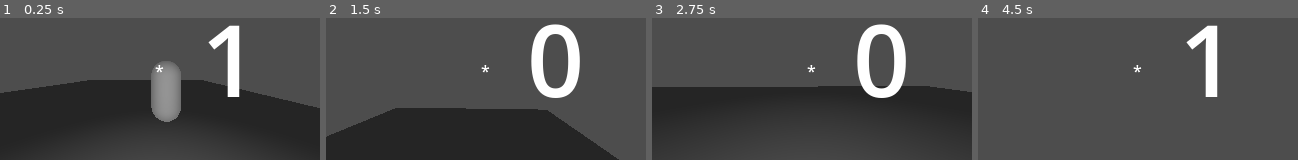
Above: before the commit, frames 1-4 (left to right).
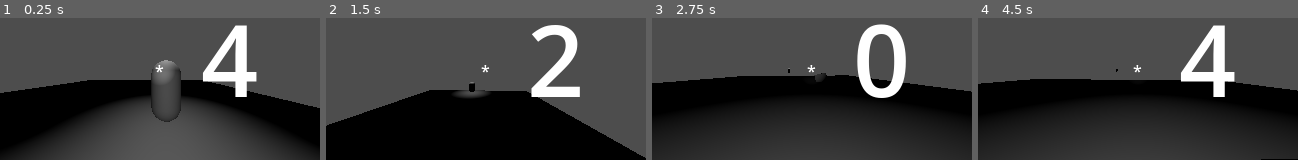
Above: after the commit, the same moments.

Repository: influenza-dotcom/3D-RPG
Game: Godot game, scene res://game.tscn
Same seed, same stepped clock (60 frames per second), same inputs: the game is played once before the commit and once after it.
Inputs (mouse positions are in pixels of both pictures, inside the frame that each line leads up to):
- Up to frame 1 (0.25 s): no input
- Up to frame 2 (1.5 s): move the mouse to (502, 69) at 0.52 s; press the mouse at (502, 69) at 0.53 s; hold W (forward) from 0.53 s (still down); tap Space (jump) at 0.77, 1.07 s; tap 3 (Weapon Slot 3) at 0.8, 1.35 s; move the mouse to (470, 70) at 1.27 s; release the mouse at (470, 70) at 1.28 s
- Up to frame 3 (2.75 s): keep holding W (forward); tap Space (jump) at 1.52, 1.55, 1.82, 2.1 s; move the mouse to (818, 66) at 2.02 s; press the mouse at (818, 66) at 2.03 s
- Up to frame 4 (4.5 s): keep holding W (forward); move the mouse to (1134, 73) at 2.77 s; release the mouse at (1134, 73) at 2.78 s; click (1134, 73) at 2.85 s; tap Space (jump) at 3.02, 3.32, 3.77, 3.8, 4.07 s; tap 3 (Weapon Slot 3) at 3.05 s; move the mouse to (1163, 71) at 3.52 s; hold 1 (Weapon Slot 1) 3.53-4.28 s; tap R (Reload) at 4.15 s; move the mouse to (1112, 67) at 4.27 s; tap 2 (Weapon Slot 2) at 4.35 s

The runs differ from the first frame. In frame 1, 32% of the frame differs, in the area x 0-100%, y 4-100%; in frame 2, 39%; in frame 3, 23%; in frame 4, 56%.

Commit message:
i forgor

Diff:
--- a/Level.tscn
+++ b/Level.tscn
@@ -10,7 +10,7 @@
 
 [sub_resource type="BoxMesh" id="BoxMesh_bexhn"]
 
-[sub_resource type="Environment" id="Environment_t7iv1"]
+[sub_resource type="CameraAttributesPhysical" id="CameraAttributesPhysical_t7iv1"]
 
 [node name="Level" type="Node3D" unique_id=1728955352]
 
@@ -32,7 +32,7 @@
 transform = Transform3D(1, 0, 0, 0, 1, 0, 0, 0, 1, 2.4656072, 2.0878973, 6.608121)
 
 [node name="WorldEnvironment" type="WorldEnvironment" parent="." unique_id=344457251]
-environment = SubResource("Environment_t7iv1")
+camera_attributes = SubResource("CameraAttributesPhysical_t7iv1")
 
 [node name="Enemy" parent="." unique_id=1904915421 instance=ExtResource("2_t7iv1")]
 transform = Transform3D(1, 0, 0, 0, 1, 0, 0, 0, 1, 2.6711369, 1.4112024, 3.5625772)
--- a/Player.tscn
+++ b/Player.tscn
@@ -2,6 +2,7 @@
 
 [ext_resource type="Script" uid="uid://casooqe01qj65" path="res://player.gd" id="1_xhfnw"]
 [ext_resource type="Script" uid="uid://cgiqawmoh040v" path="res://reload.gd" id="2_3tkgg"]
+[ext_resource type="Script" uid="uid://c8qdxnvosbnuq" path="res://jet_pack.gd" id="2_d6rpx"]
 [ext_resource type="Script" uid="uid://k7w54ftj4cv6" path="res://attack.gd" id="2_e80uo"]
 [ext_resource type="Script" uid="uid://s33f6uge5lrq" path="res://mouse_input.gd" id="2_kpjcp"]
 [ext_resource type="Script" uid="uid://cpumperu5odhl" path="res://swap_weapons.gd" id="2_l6ohk"]
@@ -23,6 +24,11 @@
 collision_layer = 2
 collision_mask = 3
 script = ExtResource("1_xhfnw")
+
+[node name="JetPack" type="Node3D" parent="." unique_id=1094688970 node_paths=PackedStringArray("player")]
+script = ExtResource("2_d6rpx")
+player = NodePath("..")
+fly_rate = 9.0
 
 [node name="SwapWeapons" type="Node3D" parent="." unique_id=72453145]
 script = ExtResource("2_l6ohk")
@@ -48,6 +54,12 @@
 [node name="Attack Audio" type="AudioStreamPlayer3D" parent="Attack" unique_id=1145521213]
 stream = ExtResource("8_oudfo")
 
+[node name="Attack" type="Timer" parent="Attack" unique_id=1644142713]
+one_shot = true
+
+[node name="Reload" type="Timer" parent="Attack" unique_id=1604819571]
+one_shot = true
+
 [node name="MouseInput" type="Node3D" parent="." unique_id=341331582]
 script = ExtResource("2_kpjcp")
 
@@ -57,12 +69,17 @@
 [node name="Camera3D" type="Camera3D" parent="Head" unique_id=466122816]
 current = true
 fov = 90.0
+near = 0.001
 
 [node name="OmniLight3D" type="OmniLight3D" parent="Head/Camera3D" unique_id=873113548]
 transform = Transform3D(1, 0, 0, 0, 1, 0, 0, 0, 1, 0, -0.56095266, 0.62729067)
 
+[node name="SpotLight3D" type="SpotLight3D" parent="Head/Camera3D" unique_id=1268080347]
+spot_range = 23.693558
+spot_angle = 9.948748
+
 [node name="Muzzle" type="Marker3D" parent="Head" unique_id=2078084539]
-transform = Transform3D(1, 0, 0, 0, 1, 0, 0, 0, 1, 0.3, -0.2, -0.5)
+transform = Transform3D(1, 0, 0, 0, 1, 0, 0, 0, 1, 0, -0.104013234, 1.2552023)
 
 [node name="ProjectileSpawner" type="Node3D" parent="." unique_id=518438632 node_paths=PackedStringArray("muzzle", "player")]
 script = ExtResource("5_cxr5p")
@@ -125,9 +142,10 @@
 metadata/_edit_use_anchors_ = true
 
 [connection signal="equip_this" from="SwapWeapons" to="Inventory" method="_on_swap_weapons_equip_this"]
-[connection signal="reload" from="Reload" to="Ammo" method="reload"]
+[connection signal="reload" from="Reload" to="Attack" method="_on_reload_reload"]
 [connection signal="reload" from="Inventory" to="Ammo" method="reload"]
 [connection signal="spawn_projectile" from="Attack" to="ProjectileSpawner" method="spawn_projectile"]
+[connection signal="timeout" from="Attack/Reload" to="Ammo" method="_on_reload_timeout"]
 [connection signal="attack" from="MouseInput" to="Attack" method="_on_mouse_input_attack"]
 [connection signal="rotate" from="MouseInput" to="." method="_on_mouse_input_rotate"]
 [connection signal="rotate" from="MouseInput" to="Head" method="_on_mouse_input_rotate"]
--- a/Projectile.tscn
+++ b/Projectile.tscn
@@ -3,7 +3,7 @@
 [ext_resource type="Script" uid="uid://b0lsts6f545k2" path="res://projectile.gd" id="1_a85iw"]
 
 [sub_resource type="SphereMesh" id="SphereMesh_akgne"]
-radius = 0.05
+radius = 0.2
 height = 0.1
 
 [sub_resource type="StandardMaterial3D" id="StandardMaterial3D_t7eop"]
@@ -19,6 +19,7 @@
 radius = 0.05
 
 [node name="Projectile" type="RigidBody3D" unique_id=2067444128]
+collision_layer = 0
 collision_mask = 2
 contact_monitor = true
 max_contacts_reported = 1
--- a/ammo.gd
+++ b/ammo.gd
@@ -30,3 +30,7 @@
 func _ready() -> void:
 	get_inventory()
 	set_to_max_ammo()
+
+
+func _on_reload_timeout() -> void:
+	reload()
--- a/attack.gd
+++ b/attack.gd
@@ -6,6 +6,8 @@
 @export var clip: Node3D
 
 @onready var attack_audio: AudioStreamPlayer3D = $"Attack Audio"
+@onready var attack: Timer = $Attack
+@onready var reload: Timer = $Reload
 
 var current_weapon: Weapon
 
@@ -15,7 +17,6 @@
 	inventory = get_parent().get_node("Inventory")
 	inventory.weapon_changed.connect(_on_weapon_changed)
 	current_weapon = inventory.equipped_weapon
-
 
 func _ready() -> void:
 	get_inventory()
@@ -28,30 +29,56 @@
 	if not current_weapon:
 		return
 
+	if !attack.is_stopped() or !reload.is_stopped():
+		return
 	if !clip.consume_ammo():
 		return
+	attack.wait_time = current_weapon.attack_speed
+	attack.start()
 
+	attack_audio.stream = current_weapon.audio
 	attack_audio.play()
 
 	var _space_state = get_world_3d().direct_space_state
 	var _center = get_viewport().get_visible_rect().size / 2.0
 	var _from = _camera.project_ray_origin(_center)
 	var _direction = _camera.project_ray_normal(_center)
-	var _to = _from + _direction * current_weapon.effective_range
-	var _far_point = _from + _direction * 10.0
 
-	var _query = PhysicsRayQueryParameters3D.create(_from, _to)
-	_query.exclude = [get_parent()]
-	var _result = _space_state.intersect_ray(_query)
 
-	var _spawn_point = muzzle.global_position if muzzle else _from
+	for i in range(current_weapon.pellet_count):
+		var pellet_direction = _direction
+		if current_weapon.pellet_count >= 1:
+			var spread = current_weapon.pellet_spread
+			pellet_direction = pellet_direction.rotated(
+				Vector3.RIGHT,
+				randf_range(-spread,spread)
+			)
+			pellet_direction = pellet_direction.rotated(
+				Vector3.UP,
+				randf_range(-spread, spread)
+			)
+		var _to = _from + pellet_direction * current_weapon.effective_range
+		var _far_point = _from + pellet_direction * 10.0
 
-	if _result:
-		print("Hit: ", _result.collider.name)
-		if _result.collider.has_method("take_damage"):
-			_result.collider.take_damage(current_weapon.damage)
-			var _visual_direction = (_result.position - _spawn_point).normalized()
-			spawn_projectile.emit(_spawn_point, _visual_direction, true)
-	else:
-		var _visual_direction = (_far_point - _spawn_point).normalized()
-		spawn_projectile.emit(_spawn_point, _visual_direction, false)
+		var _query = PhysicsRayQueryParameters3D.create(_from, _to)
+		_query.exclude = [get_parent()]
+		var _result = _space_state.intersect_ray(_query)
+
+		var _spawn_point = muzzle.global_position if muzzle else _from
+
+		if _result:
+			print("Hit: ", _result.collider.name)
+			if _result.collider.has_method("take_damage"):
+				_result.collider.take_damage(current_weapon.damage)
+				var _visual_direction = (_far_point - _spawn_point).normalized()
+				spawn_projectile.emit(_spawn_point, _visual_direction, true)
+			else:
+				var _visual_direction = (_far_point - _spawn_point).normalized()
+				spawn_projectile.emit(_spawn_point, _visual_direction, true)
+		else:
+			var _visual_direction = (_far_point - _spawn_point).normalized()
+			spawn_projectile.emit(_spawn_point, _visual_direction, false)
+
+
+func _on_reload_reload() -> void:
+	reload.start()
--- a/character.gd
+++ b/character.gd
@@ -31,6 +31,14 @@
 func apply_velocity():
 	move_and_slide()
 
+
+var explosion_velocity: Vector3
+
+func apply_blast():
+	velocity += explosion_velocity
+	explosion_velocity = explosion_velocity.lerp(Vector3.ZERO, .9)
+
 func _physics_process(delta: float) -> void:
 	gravity(delta)
+	apply_blast()
 	apply_velocity()
--- /dev/null
+++ b/enemy.gdshader
@@ -0,0 +1,14 @@
+shader_type spatial;
+render_mode cull_front, unshaded;
+
+uniform float outline_width = 0.05;
+uniform vec4 outline_color : source_color = vec4(1.0);
+
+void vertex() {
+	VERTEX += NORMAL * outline_width;
+}
+
+void fragment() {
+	ALBEDO = outline_color.rgb;
+	ALPHA = outline_color.a;
+}
--- a/enemy.tscn
+++ b/enemy.tscn
@@ -5,10 +5,7 @@
 
 [sub_resource type="CapsuleShape3D" id="CapsuleShape3D_4gyqm"]
 
-[sub_resource type="StandardMaterial3D" id="StandardMaterial3D_4gyqm"]
-
 [sub_resource type="CapsuleMesh" id="CapsuleMesh_7k104"]
-material = SubResource("StandardMaterial3D_4gyqm")
 
 [node name="Enemy" type="CharacterBody3D" unique_id=1904915421]
 collision_layer = 2
@@ -26,4 +23,7 @@
 script = ExtResource("2_4gyqm")
 mesh = NodePath("../Mesh")
 
+[node name="OmniLight3D" type="OmniLight3D" parent="." unique_id=184807283]
+transform = Transform3D(1, 0, 0, 0, 1, 0, 0, 0, 1, 0, 1.9837427, 0)
+
 [connection signal="damaged" from="." to="Flash" method="_on_enemy_damaged"]
--- a/explosion_area.gd
+++ b/explosion_area.gd
@@ -18,9 +18,12 @@
 
 		var push_direction = global_position.direction_to(body.global_position)
 
-		push_direction.y = max(push_direction.y, 0.4)
+		push_direction = push_direction.normalized()
 
-		body.velocity += push_direction.normalized() * applied_force
+		if body.has_method("take_damage"):
+			body.take_damage(1)
+
+		body.explosion_velocity += push_direction.normalized() * applied_force
 	else:
 		return
 
--- a/flash.gd
+++ b/flash.gd
@@ -6,9 +6,4 @@
 	flash()
 
 func flash():
-	var mat = mesh.get_active_material(0)
-	if not mat:
-		return
-	mat.albedo_color = Color.RED
-	await get_tree().create_timer(0.1).timeout
-	mat.albedo_color = Color.WHITE
+	pass
--- /dev/null
+++ b/jet_pack.gd
@@ -0,0 +1,18 @@
+extends Node3D
+
+@export var player: Character
+@export var fly_rate: float = 10.0
+
+@export var activate_flight: bool = false
+
+func _process(delta: float) -> void:
+	if !player.is_on_floor():
+		if Input.is_action_just_pressed("jump"):
+			activate_flight = true
+		if Input.is_action_just_released("jump"):
+			activate_flight = false
+	elif player.is_on_floor():
+		activate_flight = false
+
+	if activate_flight:
+		player.velocity.y += fly_rate*delta
--- a/mouse_input.gd
+++ b/mouse_input.gd
@@ -13,6 +13,9 @@
 		var _rotation_amount: Vector2 = Vector2(-event.relative.y * mouse_sensitivity, -event.relative.x * mouse_sensitivity)
 		rotate.emit(_rotation_amount)
 
-	if event.is_action_pressed("Attack"):
+
+func _process(_delta: float) -> void:
+	# Fire while holding left click
+	if Input.is_action_pressed("Attack"):
 		var _camera: Camera3D = get_viewport().get_camera_3d()
 		attack.emit(_camera)
--- a/pistol.tres
+++ b/pistol.tres
@@ -1,10 +1,14 @@
 [gd_resource type="Resource" script_class="Weapon" format=3 uid="uid://1hb6seg5fr6s"]
 
-[ext_resource type="PackedScene" uid="uid://bfshtxa6mrb75" path="res://projectile.tscn" id="1_52pn7"]
+[ext_resource type="AudioStream" uid="uid://coedfv0r3glg8" path="res://silent_pp7_goldeneye.mp3" id="1_3x4rh"]
+[ext_resource type="PackedScene" uid="uid://bfshtxa6mrb75" path="res://Projectile.tscn" id="1_52pn7"]
 [ext_resource type="Script" uid="uid://b1hemngkjap38" path="res://weapon.gd" id="2_3x4rh"]
 
 [resource]
 script = ExtResource("2_3x4rh")
-effective_range = 10.0
+effective_range = 2000.0
 damage = 2.0
 projectile_scene = ExtResource("1_52pn7")
+pellet_spread = 0.009
+audio = ExtResource("1_3x4rh")
+attack_speed = 0.44
--- a/player.gd
+++ b/player.gd
@@ -1,11 +1,13 @@
 extends Character
 
 const SPEED = 5.0
+const SPEED_LERPF_RATIO = .135
+
 const JUMP_VELOCITY = 4.5
 
+
 func _physics_process(delta: float) -> void:
-	if !is_on_floor():
-		velocity += get_gravity() * delta
+	gravity(delta)
 
 	if Input.is_action_just_pressed("jump") and is_on_floor():
 		velocity.y = JUMP_VELOCITY
@@ -13,13 +15,15 @@
 	var input_dir := Input.get_vector("left", "right", "forward", "backward")
 	var direction := (transform.basis * Vector3(input_dir.x, 0.0, input_dir.y)).normalized()
 
-	if direction:
-		velocity.x = direction.x * SPEED
-		velocity.z = direction.z * SPEED
+	if is_on_floor():
+		velocity.x = lerpf(velocity.x, direction.x * SPEED, SPEED_LERPF_RATIO)
+		velocity.z = lerpf(velocity.z, direction.z * SPEED, SPEED_LERPF_RATIO)
 	else:
-		velocity.x = move_toward(velocity.x, 0.0, SPEED)
-		velocity.z = move_toward(velocity.z, 0.0, SPEED)
-	move_and_slide()
+		velocity.x = lerpf(velocity.x, direction.x * SPEED, SPEED_LERPF_RATIO/10.0)
+		velocity.z = lerpf(velocity.z, direction.z * SPEED, SPEED_LERPF_RATIO/10.0)
+
+	apply_blast()
+	apply_velocity()
 
 func _on_mouse_input_rotate(_amt: Vector2) -> void:
 	rotate_y(_amt.y)
--- a/project.godot
+++ b/project.godot
@@ -34,7 +34,9 @@
 window/size/minimize_disabled=true
 window/size/maximize_disabled=true
 window/subwindows/embed_subwindows=false
+window/stretch/aspect="expand"
 window/stretch/scale_mode="integer"
+window/vsync/vsync_mode=0
 
 [global_group]
 
--- a/projectile.gd
+++ b/projectile.gd
@@ -19,9 +19,12 @@
 		queue_free()
 
 func _on_body_entered(body):
+	linear_velocity = Vector3.ZERO
 	if visual_only:
+
 		queue_free()
 		return
+
 	if body.has_method("take_damage"):
 		body.take_damage(damage)
 	queued_for_deletion.emit(global_position)
--- a/projectile_spawner.gd
+++ b/projectile_spawner.gd
@@ -27,6 +27,10 @@
 	_bullet.life_time = current_weapon.projectile_life_time
 	_bullet.speed = current_weapon.projectile_speed
 	_bullet.visual_only = _visual_only
+
+	if _bullet.has_method("add_collision_exception_with"):
+		_bullet.add_collision_exception_with(player)
+
 	if _bullet.has_node("Explosion"):
 		_bullet.get_node("Explosion").max_explosion_force = current_weapon.max_explosion_force
 		_bullet.get_node("Explosion").explosion_radius = current_weapon.explosion_radius
--- a/rock_weapon.tres
+++ b/rock_weapon.tres
@@ -5,11 +5,12 @@
 
 [resource]
 script = ExtResource("2_u6xaq")
-effective_range = 1.0
+effective_range = 0.0
 damage = 2.0
 projectile_scene = ExtResource("1_yguwm")
-projectile_speed = 10.0
-max_ammo = 1.0
-bullet_gravity_scale = 1.0
-launch_angle = 15.0
+projectile_speed = 15.0
+max_ammo = 4.0
+bullet_gravity_scale = 0.0
+pellet_spread = 0.0
+attack_speed = 0.88
 metadata/_custom_type_script = "uid://b1hemngkjap38"
--- /dev/null
+++ b/shotgun.tres
@@ -0,0 +1,14 @@
+[gd_resource type="Resource" script_class="Weapon" format=3 uid="uid://cg011ft8wdtgl"]
+
+[ext_resource type="PackedScene" uid="uid://bfshtxa6mrb75" path="res://Projectile.tscn" id="1_4cern"]
+[ext_resource type="Script" uid="uid://b1hemngkjap38" path="res://weapon.gd" id="2_ktqtt"]
+
+[resource]
+script = ExtResource("2_ktqtt")
+effective_range = 100.0
+projectile_scene = ExtResource("1_4cern")
+max_ammo = 2.0
+pellet_count = 9
+pellet_spread = 0.12
+attack_speed = 0.4
+reload_time = 1.0
--- a/swap_weapons.gd
+++ b/swap_weapons.gd
@@ -3,11 +3,14 @@
 signal equip_this(_weapon: Weapon)
 const ROCK_WEAPON = preload("uid://bu7caixpr0wo")
 const PISTOL = preload("uid://1hb6seg5fr6s")
+const SHOTGUN = preload("uid://cg011ft8wdtgl")
 
-var weapon_slots: Array[Weapon] = [PISTOL, ROCK_WEAPON]
+var weapon_slots: Array[Weapon] = [PISTOL, ROCK_WEAPON, SHOTGUN]
 
 func _unhandled_input(event: InputEvent) -> void:
 	if event.is_action_pressed("Weapon Slot 1"):
 		equip_this.emit(weapon_slots[0])
 	if event.is_action_pressed("Weapon Slot 2"):
 		equip_this.emit(weapon_slots[1])
+	if event.is_action_pressed("Weapon Slot 3"):
+		equip_this.emit(weapon_slots[2])
--- a/weapon.gd
+++ b/weapon.gd
@@ -14,3 +14,11 @@
 
 @export var max_explosion_force: float = 20.0
 @export var explosion_radius: float = 4.0
+
+@export var pellet_count: int = 1
+@export var pellet_spread: float = .1 #radians
+
+@export var audio: AudioStream
+
+@export var attack_speed: float = 0.1
+@export var reload_time: float = 1.5
Not shown, added: enemy.gdshader.uid
Not shown, added: jet_pack.gd.uid
